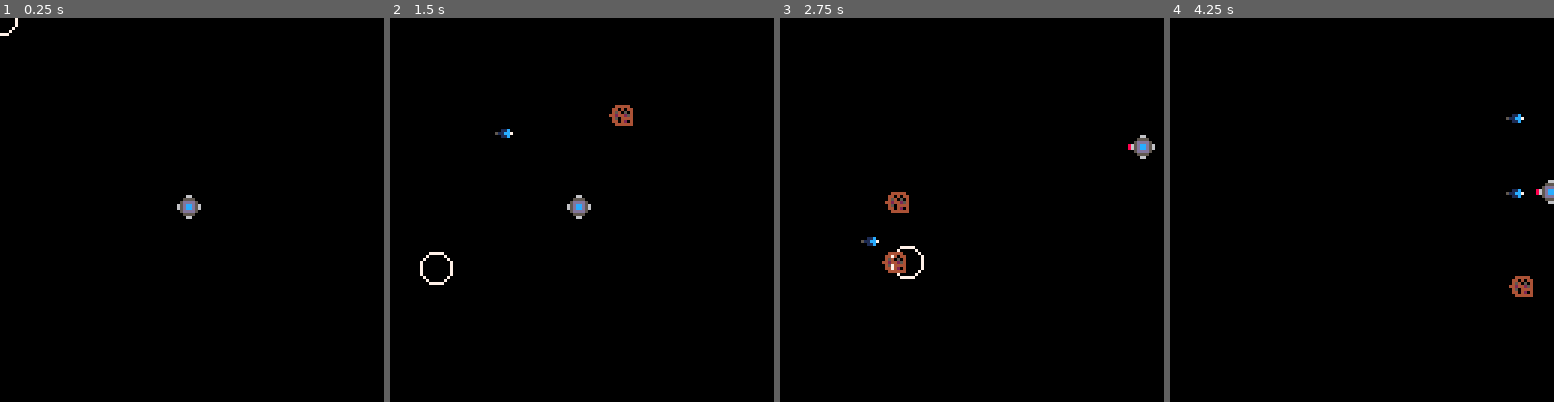
Above: before the commit, frames 1-4 (left to right).
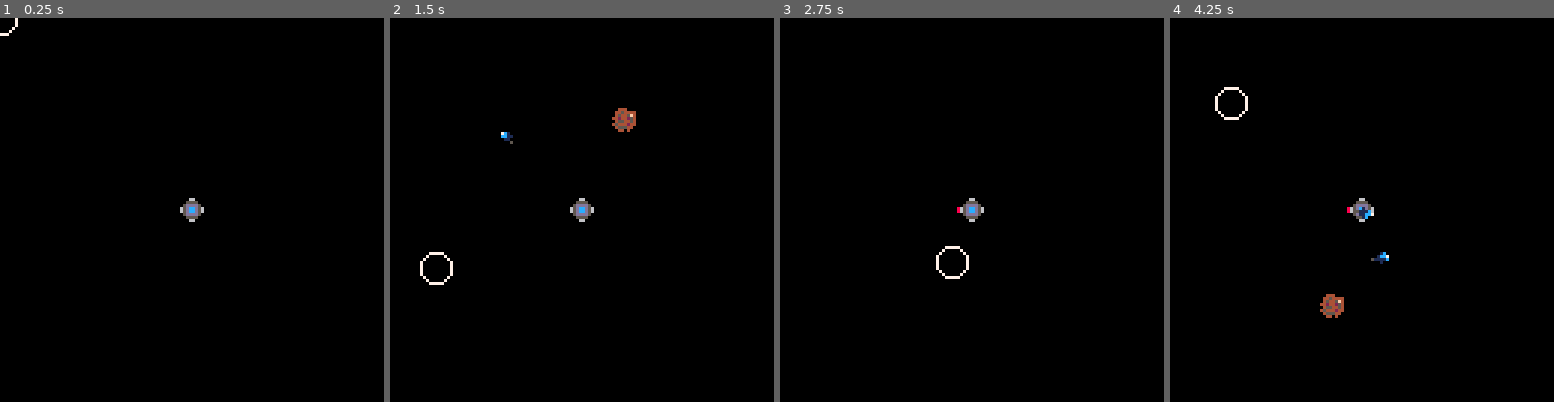
Above: after the commit, the same moments.

Repository: cbhrocks/pico-8-carts
Game: PICO-8 cartridge polarity/polarity.p8
Same seed, same stepped clock (60 frames per second), same inputs: the game is played once before the commit and once after it.
Inputs (mouse positions are in pixels of both pictures, inside the frame that each line leads up to):
- Up to frame 1 (0.25 s): no input
- Up to frame 2 (1.5 s): tap X (X key) at 0.33, 1.07 s; click (670, 121) at 0.67 s; tap O (Z key) at 0.7 s; click (436, 267) at 1.22 s
- Up to frame 3 (2.75 s): hold Right 1.6-2.1 s; tap O (Z key) at 1.7, 2.1, 2.5 s; click (887, 114) at 1.77 s; tap X (X key) at 1.85 s; hold Up 2.15-2.42 s; click (952, 259) at 2.32 s; hold Right from 2.47 s (still down)
- Up to frame 4 (4.25 s): click (1404, 106) at 2.87 s; tap O (Z key) every 0.4 s from 2.9 to 4.1 s; tap X (X key) at 2.97, 4.08 s; release Right at 3.03 s; hold Left 3.08-3.58 s; click (1465, 256) at 3.42 s; hold Down 3.63-3.97 s; click (1231, 102) at 3.97 s; hold Right from 4.02 s (still down)

The runs differ from the first frame. In frame 1, 0.3% of the frame differs, in the area x 46-54%, y 46-54%; in frame 2, 0.7%; in frame 3, 1.4%, in the area x 21-98%, y 30-68%; in frame 4, 1.4%.

Commit message:
wip collision

Diff:
--- a/polarity/entities/projectile.lua
+++ b/polarity/entities/projectile.lua
@@ -1,11 +1,16 @@
 projectile = {
     duration = 2,
     s_id=16,
-    dead = false
 }
 projectile.__index=projectile
 
 setmetatable(projectile, {__index=entity})
+
+function projectile:draw()
+    --entity.draw(self)
+    rspr(self.s_id, self.x-4, self.y-4, atan2(self.vx, self.vy), self.w, self.h)
+    --pd_rotate(self.x, self.y, atan2(self.vx, self.vy), 4, 4, self.w)
+end
 
 function projectile:update(time)
     if (self.duration < 0) then
--- a/polarity/entity.lua
+++ b/polarity/entity.lua
@@ -1,6 +1,8 @@
 entity = {
-    -- sprite id
+    -- sprite id, width, height
     s_id=nil,
+    w=1,
+    h=1,
     -- position
     x=63,
     y=63,
@@ -16,6 +18,11 @@
     vy = 0,
     -- gun id
     g = nil,
+    dead = false,
+    -- hit box height & width
+    hh = 8,
+    hw = 8,
+    ht = 'box'
 }
 entity.__index=entity
 
@@ -55,3 +62,14 @@
 function entity:shoot(world, direction)
     self.g:shoot(world, direction)
 end
+
+function collide(o)
+    if self.ht == 'box' and o.ht == 'box' then
+        for i, e in {o, self} do
+            for i1=0, 3 do
+                local i2 = i1 + 1 % 4
+            end
+        end
+    end
+    return false
+end
--- a/polarity/gun.lua
+++ b/polarity/gun.lua
@@ -37,6 +37,8 @@
             unpack(self.p_props),
             x=self.x,
             y=self.y,
+            w=1,
+            h=1,
             vx=self.vx + cos(direction),
             vy=self.vy + sin(direction)
         }))
--- a/polarity/main.lua
+++ b/polarity/main.lua
@@ -1,3 +1,6 @@
+screen_width = 128
+screen_height = 128
+
 function _init()
     -- enable mouse
 	poke(0x5f2d, 1)
@@ -18,12 +21,11 @@
     local mouse_x = stat(32)
     local mouse_y = stat(33)
 
-    state.mouse:move(mouse_x, mouse_y)
 
 	state.player:control(btn(0), btn(1), btn(2), btn(3))
 
-    if (btn(4) or btn(5)) then
-        state.player:shoot(state, atan2(mouse_x - state.player.x, mouse_y - state.player.y))
+    if (btn(4) or btn(5) or (stat(34) & 0b0001) != 0) then
+        state.player:shoot(state, atan2(state.mouse.x - state.player.x, state.mouse.y - state.player.y))
     end
 
     ArrayRemove(state.projectiles, function(t, i, j)
@@ -35,12 +37,10 @@
     for i, v in pairs(state.entities) do
         v:update(time() - state.last)
     end
-
-    queue.pushright(ship_locs, {x = state.player.x - 63, y = state.player.y - 63})
-    if (ship_locs.last - ship_locs.first > 20) then
-        local loc = queue.popleft(ship_locs)
-        camera(loc.x, loc.y)
-    end
+    state.camera:move(state.player.x - screen_width/2, state.player.y - screen_height/2)
+    camera(state.camera.x, state.camera.y)
+    -- move mouse
+    state.mouse:move(mouse_x + state.camera.x, mouse_y + state.camera.y)
 
     if (flr(time()) == state.next_m) then
         spawn_meteor(state.player)
@@ -62,11 +62,16 @@
             }
         })
     })
+    local camera = entity:new({
+        x=63,
+        y=63
+    })
 
     state = {
         last = time(),
         mouse = mouse,
         player = player,
+        camera = camera,
         entities = {
             mouse,
             player
@@ -76,7 +81,6 @@
         meteor_interval = 1,
         next_m = 1,
     }
-
 
     ship_locs = queue:new()
 end
--- a/polarity/polarity.p8
+++ b/polarity/polarity.p8
@@ -11,15 +11,14 @@
 #include utils/queue.lua
 #include utils/array.lua
 __gfx__
-00066000004444400000000000000000000000000000000000000000000000000000000000000000000000000000000000000000000000000000000000000000
-00555500044040440000000000000000000000000000000000000000000000000000000000000000000000000000000000000000000000000000000000000000
-05dddd50045405040000000000000000000000000000000000000000000000000000000000000000000000000000000000000000000000000000000000000000
+00066000004440000000000000000000000000000000000000000000000000000000000000000000000000000000000000000000000000000000000000000000
+00555500044544440000000000000000000000000000000000000000000000000000000000000000000000000000000000000000000000000000000000000000
+05dddd50045445f40000000000000000000000000000000000000000000000000000000000000000000000000000000000000000000000000000000000000000
 65dccd56442442540000000000000000000000000000000000000000000000000000000000000000000000000000000000000000000000000000000000000000
-65dccd56045044440000000000000000000000000000000000000000000000000000000000000000000000000000000000000000000000000000000000000000
-05dddd50044042040000000000000000000000000000000000000000000000000000000000000000000000000000000000000000000000000000000000000000
-00555500004444440000000000000000000000000000000000000000000000000000000000000000000000000000000000000000000000000000000000000000
-00066000000000000000000000000000000000000000000000000000000000000000000000000000000000000000000000000000000000000000000000000000
-00000000000000000000000000000000000000000000000000000000000000000000000000000000000000000000000000000000000000000000000000000000
+65dccd56045544540000000000000000000000000000000000000000000000000000000000000000000000000000000000000000000000000000000000000000
+05dddd50454442440000000000000000000000000000000000000000000000000000000000000000000000000000000000000000000000000000000000000000
+00555500045554400000000000000000000000000000000000000000000000000000000000000000000000000000000000000000000000000000000000000000
+00066000004404000000000000000000000000000000000000000000000000000000000000000000000000000000000000000000000000000000000000000000
 00000000000000000000000000000000000000000000000000000000000000000000000000000000000000000000000000000000000000000000000000000000
 00000000000000000000000000000000000000000000000000000000000000000000000000000000000000000000000000000000000000000000000000000000
 00011c00000000000000000000000000000000000000000000000000000000000000000000000000000000000000000000000000000000000000000000000000
--- a/polarity/utils/transforms.lua
+++ b/polarity/utils/transforms.lua
@@ -12,3 +12,43 @@
     local d = sqrt(x^2 + y^2)
     return {x=x/d, y=y/d}
 end
+
+-- rotates sprite
+function rspr(s,x,y,a,w,h)
+    local sw=(w or 1)*8
+    local sh=(h or 1)*8
+    local sx=(s%8)*8
+    local sy=flr(s/16)*8
+    local x0=flr(0.5*sw)
+    local y0=flr(0.5*sh)
+    local sa=sin(-a)
+    local ca=cos(a)
+    for ix=sw*-1,sw+4 do
+        for iy=sh*-1,sh+4 do
+            local dx=ix-x0
+            local dy=iy-y0
+            local xx=flr(dx*ca-dy*sa+x0)
+            local yy=flr(dx*sa+dy*ca+y0)
+            if (xx>=0 and xx<sw and yy>=0 and yy<=sh-1) then
+                local col = sget(sx+xx,sy+yy)
+                if col != 0 then
+                    pset(x+ix,y+iy,col)
+                end
+            end
+        end
+    end
+end
+
+-- rotates map coordinates
+function pd_rotate(x,y,rot,mx,my,w,flip,scale)
+  local step = 1/16
+  scale=scale or 1
+  rot=rot\step * step
+  local halfw, cx=scale*-w/2, mx + .5
+  local cy,cs,ss=my-halfw/scale,cos(rot)/scale,sin(rot)/scale
+  local sx, sy, hx, hy=cx+cs*halfw, cy+ss*halfw, w*(flip and -4 or 4)*scale, w*4*scale
+  for py=y-hy, y+hy do
+  tline(x-hx, py, x+hx, py, sx -ss*halfw, sy + cs*halfw, cs/8, ss/8)
+  halfw+=.125
+  end
+end
